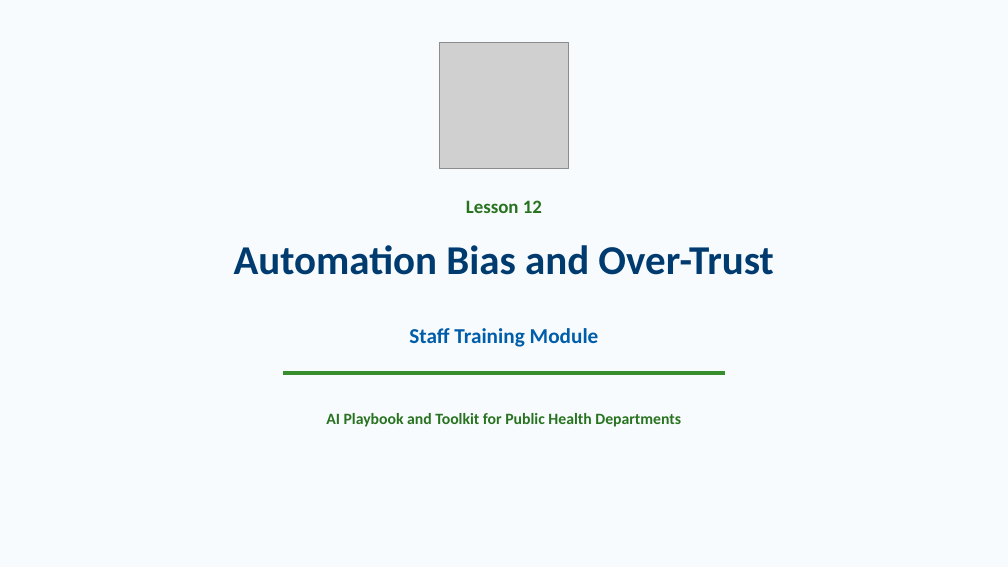
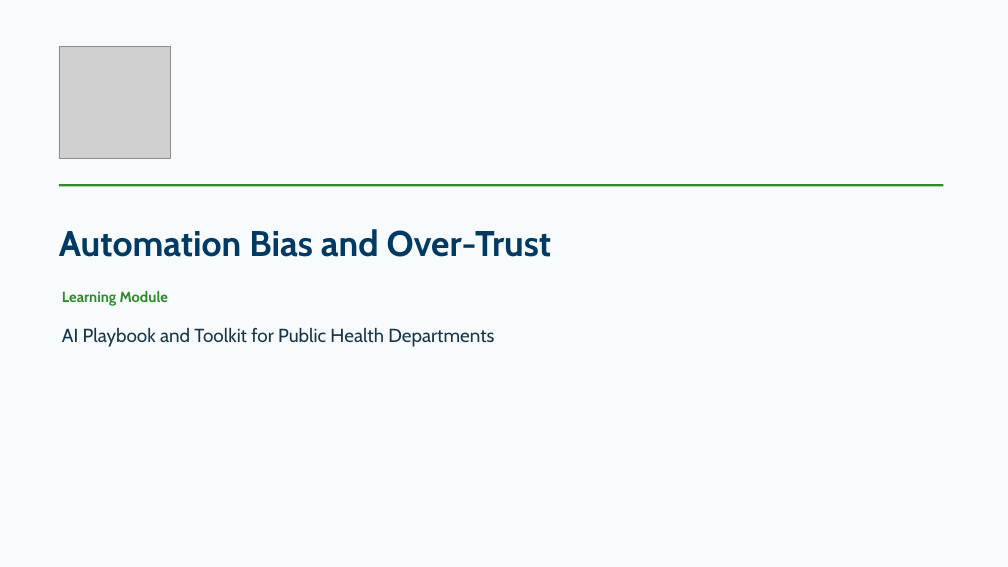
Before and after one commit to soperpa2/AI-Playbook, a slide deck: slide 1 of downloads/presentations/lesson-12-automation-bias-and-over-trust.pptx. Drawn at 1008x567 pixels with LibreOffice and Linux fonts; fonts in the diff are those of the drawing; grey boxes stand for pictures. Boxes give left, top, right and bottom in pixels: in the first picture for what was removed or moved away, otherwise in the second. Text is boxed around its words. In the diff, an @@ line names an element or a change of style, - is before the commit and + after.

Commit message:
Update learning modules and lesson decks

```diff
--- a/downloads/presentations/lesson-12-automation-bias-and-over-trust.pptx
+++ b/downloads/presentations/lesson-12-automation-bias-and-over-trust.pptx
@@ background #F7FBFD to #FFFFFF @@
@@ rectangle added at box(0, 0, 1008, 567), fill #F7FBFD, outline #F7FBFD 1 pt @@
@@ picture added at box(59, 47, 171, 159) @@
@@ picture removed at box(439, 42, 569, 169) @@
@@ line added from (59, 185) to (944, 185), #2F8A28 2 pt @@
@@ text removed at box(466, 200, 542, 213) @@
-Lesson 12
@@ text "Automation Bias and Over-Trust": place and size @@
-text "Automation Bias and Over-Trust" at box(234, 245, 773, 275)
+text "Automation Bias and Over-Trust" at box(59, 229, 552, 257)
@@ text "Automation Bias and Over-Trust" at box(59, 229, 552, 257): size 39 to 34 pt, font Calibri to Cabin, text colour #003B70 to #003A63; alignment centre to left; vertical alignment top to middle @@
@@ text added at box(62, 291, 168, 306), 14 pt, text #2F8A28, bold @@
+Learning Module
@@ text "AI Playbook and Toolkit for ...": place and size @@
-text "AI Playbook and Toolkit for ..." at box(326, 413, 681, 427)
+text "AI Playbook and Toolkit for ..." at box(62, 328, 494, 347)
@@ text "AI Playbook and Toolkit for ..." at box(62, 328, 494, 347): size 15 to 18 pt, font Calibri to Cabin, text colour #287320 to #17364A, bold off; alignment centre to left; vertical alignment top to middle @@
@@ text removed at box(409, 328, 599, 347) @@
-Staff Training Module
@@ rectangle removed at box(284, 372, 724, 374) @@
```
Also in this commit, not shown: 3 other slides changed, 8 slides added, 4 slides removed, 31 other files.
